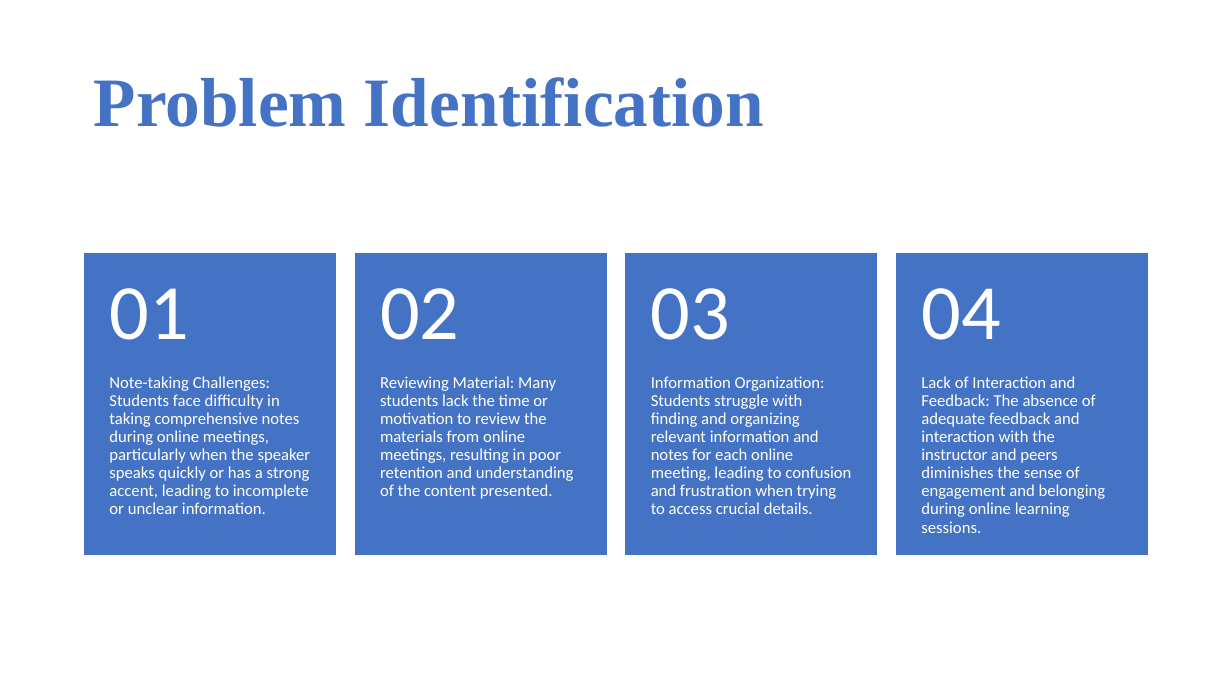
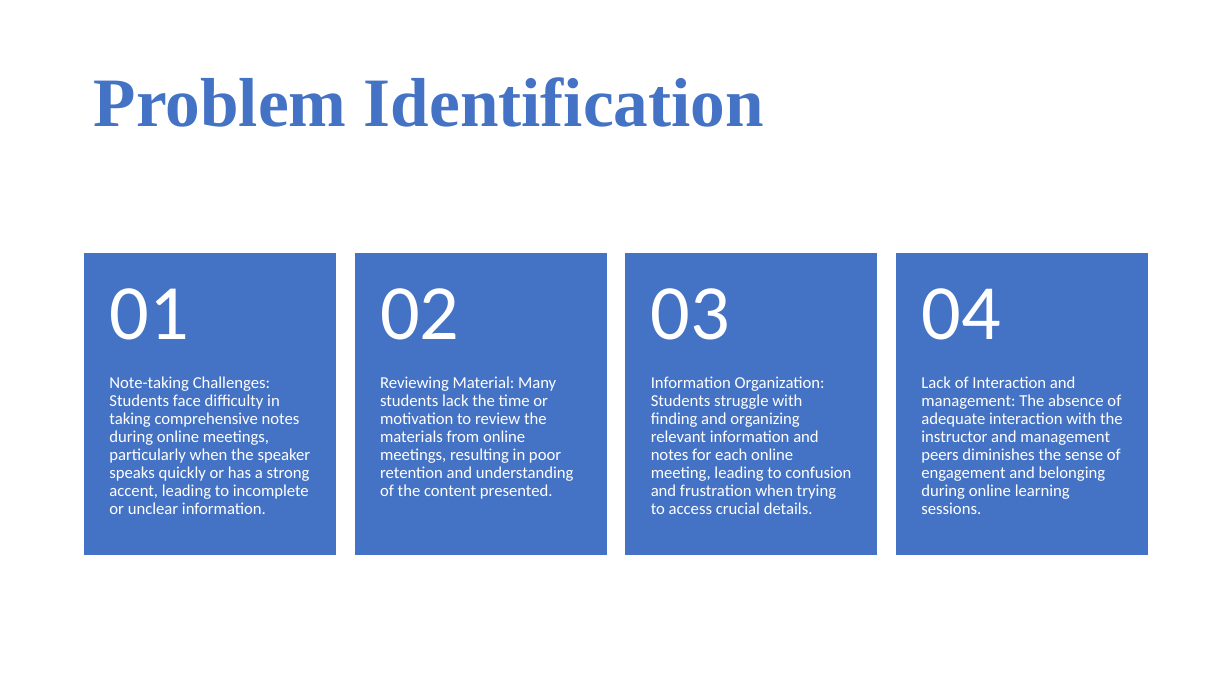
Before and after one commit to SkySingh04/ClassSnap, a slide deck: slide 5 of Documents/ClassSnap.pptx. Drawn at 1232x693 pixels with LibreOffice and Linux fonts; fonts in the diff are those of the drawing. Boxes give left, top, right and bottom in pixels: in the first picture for what was removed or moved away, otherwise in the second. Text is boxed around its words. In the diff, an @@ line names an element or a change of style, - is before the commit and + after.

```diff
--- a/Documents/ClassSnap.pptx
+++ b/Documents/ClassSnap.pptx
@@ text at (x1=921, y1=376, x2=1123, y2=514): text changed @@
-Lack of Interaction and Feedback: The absence of adequate feedback and interaction with the instructor and peers diminishes the sense of engagement and belonging during online learning sessions.
+Lack of Interaction and management: The absence of adequate interaction with the instructor and management peers diminishes the sense of engagement and belonging during online learning sessions.
```
Also in this commit, not shown: 3 other slides changed, 3 slides added.
